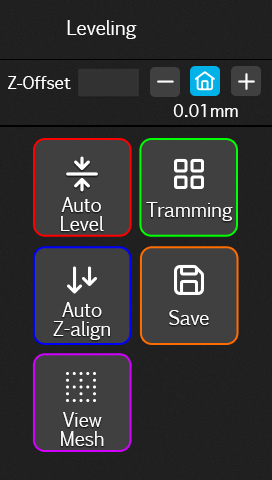
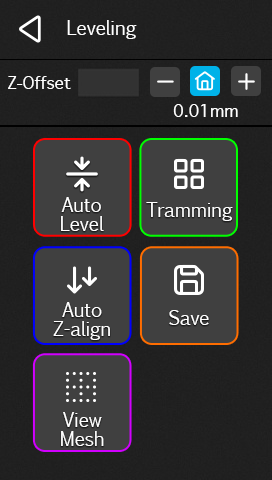
Layer changes from the first 272px x 480px image to the second:
showed "back copy 11" over [19, 15, 41, 43]
